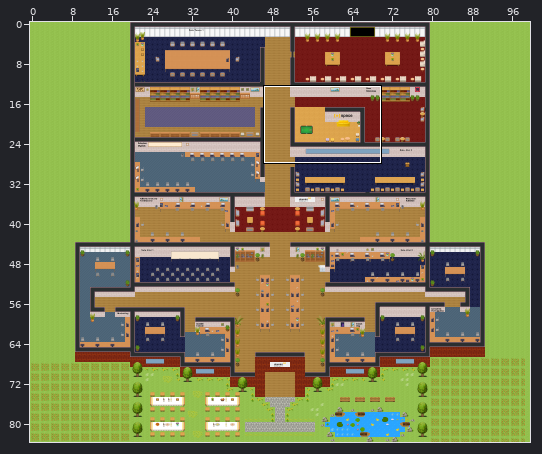
Tiled map (JSON) -- maps/map_espace.tmj. The first picture is a wide view before the edit; the outline marks the close-up.
Close-up. Before the edit:
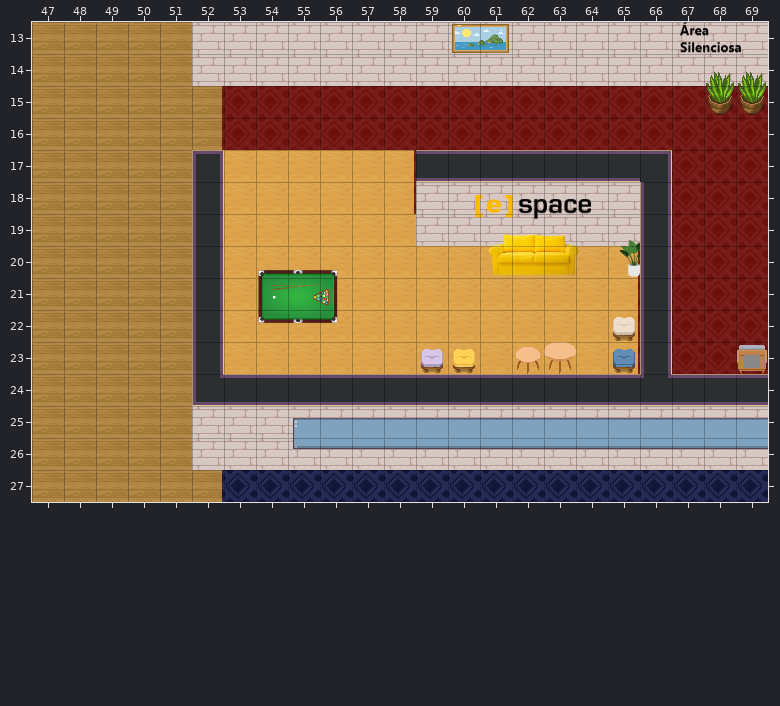
Cells are 32x32 px. Shown: x 47..69, y 13..27.
After:
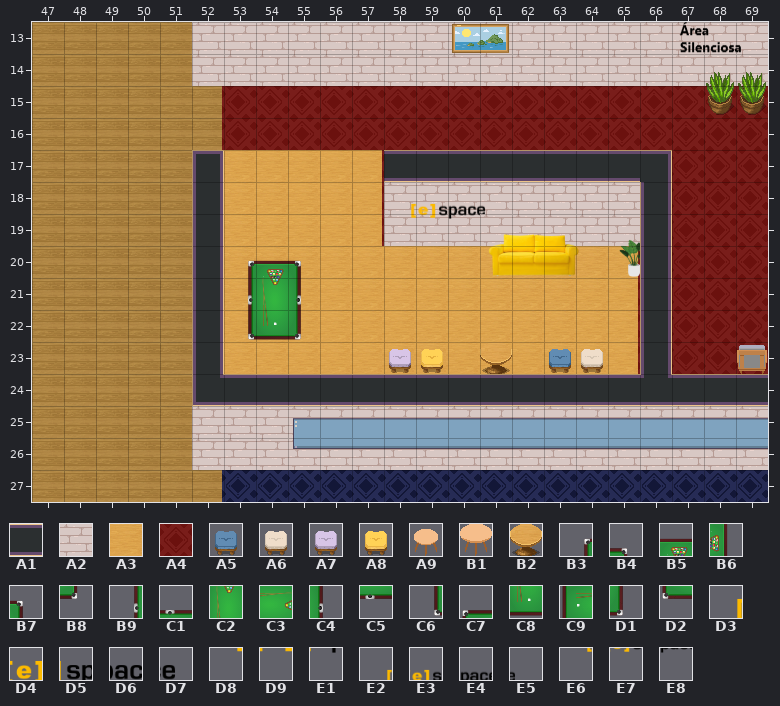
Key: from "WA_Room_Builder": A1 104, A2 310, A3 378, A4 387; from "WA_Seats": A5 163, A6 164, A7 165, A8 166; from "WA_Tables": A9 140, B1 141, B2 143; from "espace2": B3 130, B4 130 turned 90, B5 131, B6 131 turned 90, B7 132, B8 132 turned 90, B9 190, C1 190 turned 90, C2 191, C3 191 turned 90, C4 192, C5 192 turned 90, C6 250, C7 250 turned 90, C8 251, C9 251 turned 90, D1 252, D2 252 turned 90, D3 373, D4 374, D5 375, D6 376, D7 377, D8 433, D9 434, E1 435, E2 733, E3 734, E4 735, E5 736, E6 793, E7 794, E8 795.
__ is an empty cell.
The author wrote: altera sala espace
What changed:
Layer "Floor":
Tile A3 gives way to tile A4 in rows 17 to 18 at x 58; in row 19 at x 58 to 62.
Layer "Paredes":
The edit adds tile A1 in row 17 at x 58.
The edit adds tile A2 in rows 18 to 19 at x 58.
Layer "Sala e-space Cadeiras e Mesas":
Tile B1 gives way to tile A5 in row 23 at x 63.
The edit adds tile A6 in row 23 at x 64.
The edit adds tile A7 in row 23 at x 58.
Tile A7 gives way to tile A8 in row 23 at x 59.
The edit adds tile B2 in row 23 at x 61.
The edit adds tile B3 in row 20 at x 53.
Tile C7 gives way to tile B5 in row 20 at x 54.
Tile C1 gives way to tile B7 in row 20 at x 55.
The edit adds tile B9 in row 21 at x 53.
Tile C9 gives way to tile C2 in row 21 at x 54.
Tile C3 gives way to tile C4 in row 21 at x 55.
The edit adds tile C6 in row 22 at x 53.
Tile D2 gives way to tile C8 in row 22 at x 54.
Tile C5 gives way to tile D1 in row 22 at x 55.
The edit adds tile E2 in row 18 at x 58.
The edit adds tile E3 in row 18 at x 59.
The edit adds tile E4 in row 18 at x 60.
The edit adds tile E5 in row 18 at x 61.
The edit adds tile E6 in row 19 at x 58.
The edit adds tile E7 in row 19 at x 59.
The edit adds tile E8 in row 19 at x 60.
The author cleared tile A5 in row 23 at x 65.
The author cleared tile A6 in row 22 at x 65.
The author cleared tile A8 in row 23 at x 60.
The author cleared tile A9 in row 23 at x 62.
The author cleared tile B4 in row 20 at x 56.
The author cleared tile B6 in row 21 at x 56.
The author cleared tile B8 in row 22 at x 56.
Layer "Sala e-space Decoração":
The author cleared tile D3 in row 18 at x 60.
The author cleared tile D4 in row 18 at x 61.
The author cleared tile D5 in row 18 at x 62.
The author cleared tile D6 in row 18 at x 63.
The author cleared tile D7 in row 18 at x 64.
The author cleared tile D8 in row 19 at x 60.
The author cleared tile D9 in row 19 at x 61.
The author cleared tile E1 in row 19 at x 62.
